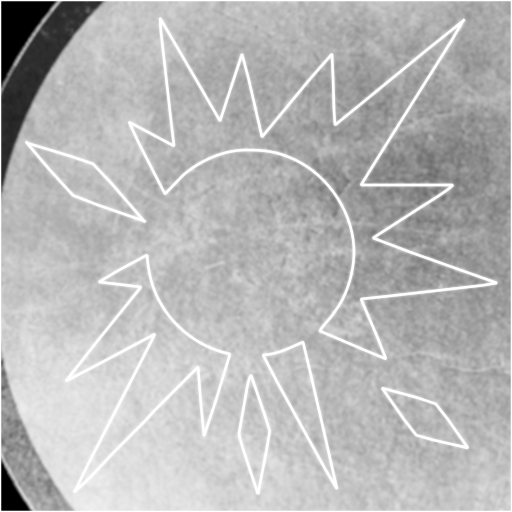
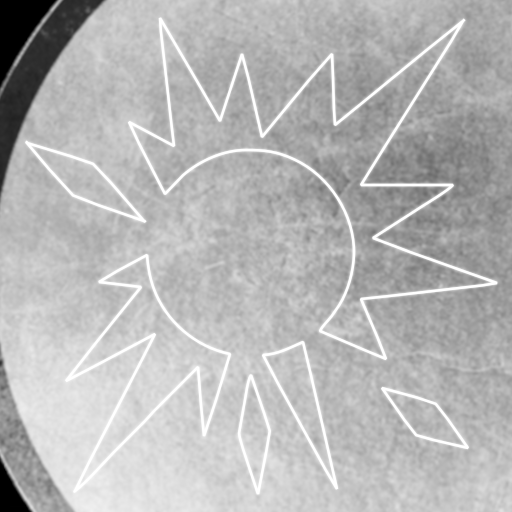
Before/after of a 512px x 512px layered artwork. What changed in the layer stack:
painted on "Layer" over (0, 0, 512, 512)
